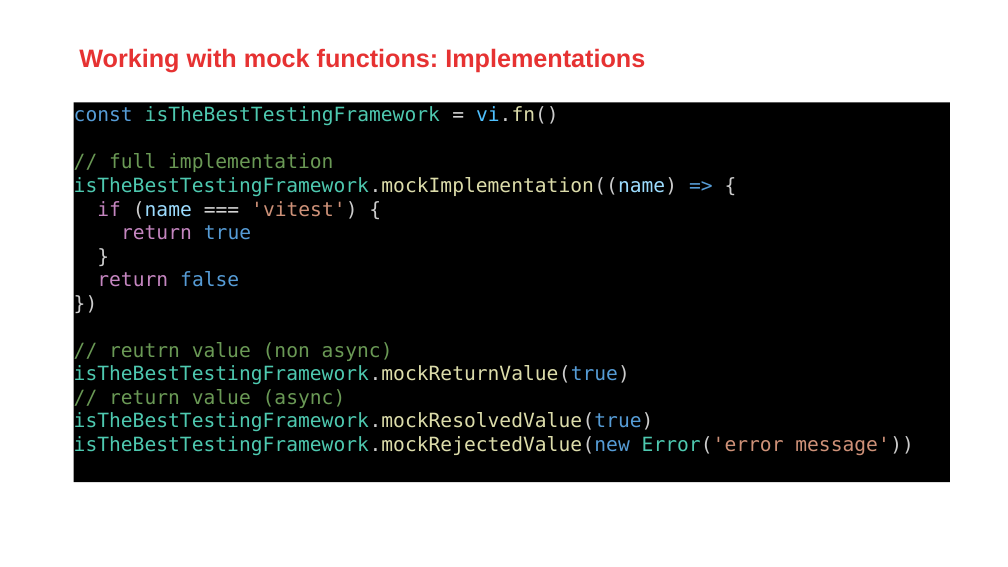
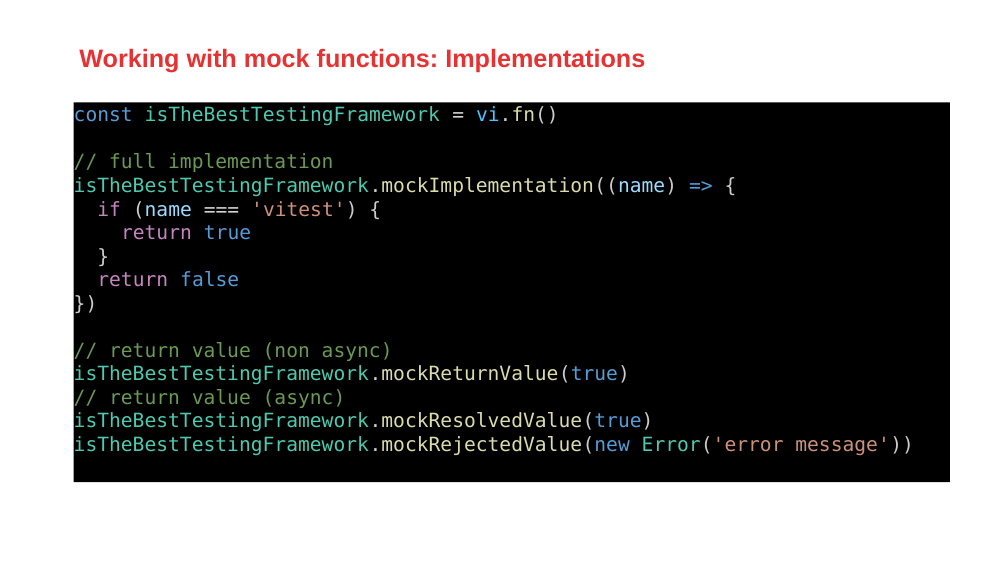
Before and after one commit to AMISConclusion/sig-typescript-unit-testing, a slide deck: slide 28 of typescript_unit_testing_with_vitest.pptx (slide 53 before the commit). Drawn at 1008x567 pixels with LibreOffice and Linux fonts; fonts in the diff are those of the drawing; background and template pictures are left out. Boxes give left, top, right and bottom in pixels: in the first picture for what was removed or moved away, otherwise in the second. Text is boxed around its words. In the diff, an @@ line names an element or a change of style, - is before the commit and + after.

```diff
--- a/typescript_unit_testing_with_vitest.pptx
+++ b/typescript_unit_testing_with_vitest.pptx
@@ text in rectangle at (x1=109, y1=342, x2=393, y2=361): text changed @@
-// reutrn value (non async)
+// return value (non async)
```
Also in this commit, not shown: 6 other slides changed, 1 slide added, 26 slides removed.
